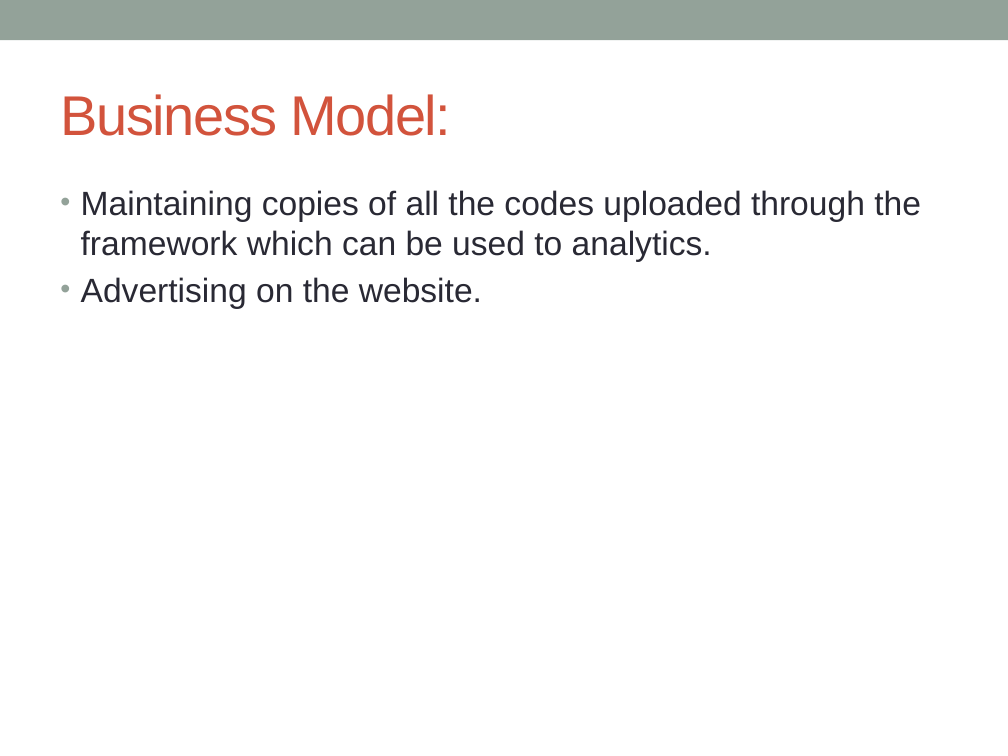
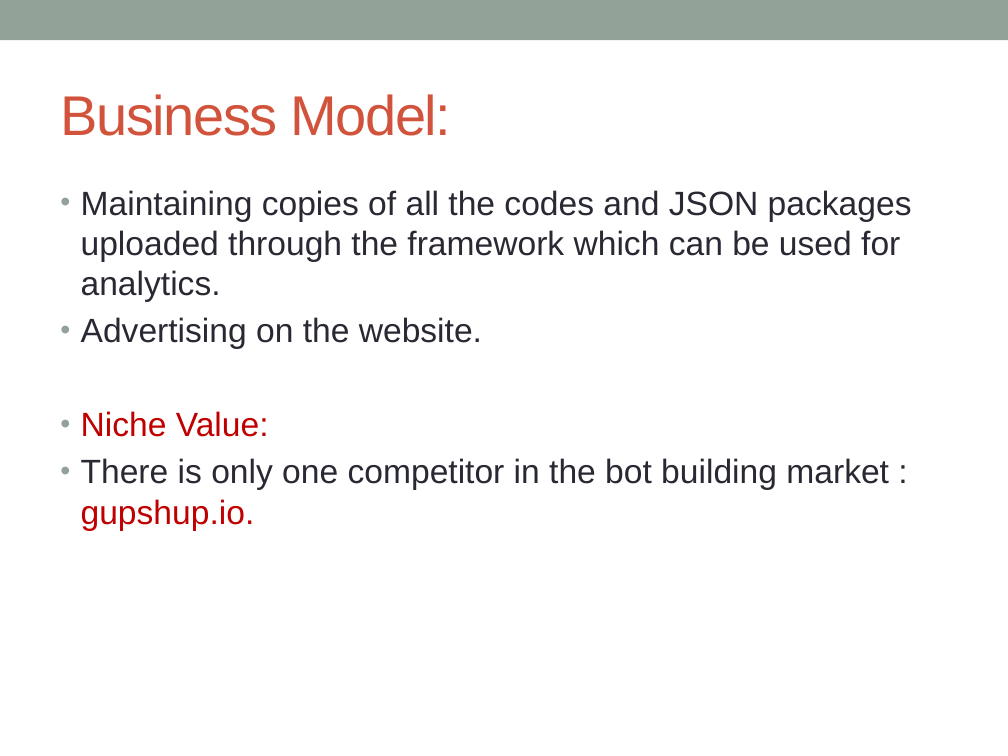
Before and after one commit to SJSU272Lab/Botman, a slide deck: slide 7 of Documents/Presentation.pptx. Drawn at 1008x756 pixels with LibreOffice and Linux fonts; fonts in the diff are those of the drawing. Boxes give left, top, right and bottom in pixels: in the first picture for what was removed or moved away, otherwise in the second. Text is boxed around its words. In the diff, an @@ line names an element or a change of style, - is before the commit and + after.

Commit message:
final Presentation.pptx

```diff
--- a/Documents/Presentation.pptx
+++ b/Documents/Presentation.pptx
@@ text at (x1=81, y1=190, x2=912, y2=302): text changed @@
-• Maintaining copies of all the codes uploaded through the framework which can be used to analytics.
+• Maintaining copies of all the codes and JSON packages uploaded through the framework which can be used for analytics.
@@ text at (x1=81, y1=411, x2=889, y2=531): paragraphs added @@
+• Niche Value:
+• There is only one competitor in the bot building market : gupshup.io.
```
Also in this commit, not shown: 2 other slides changed.
